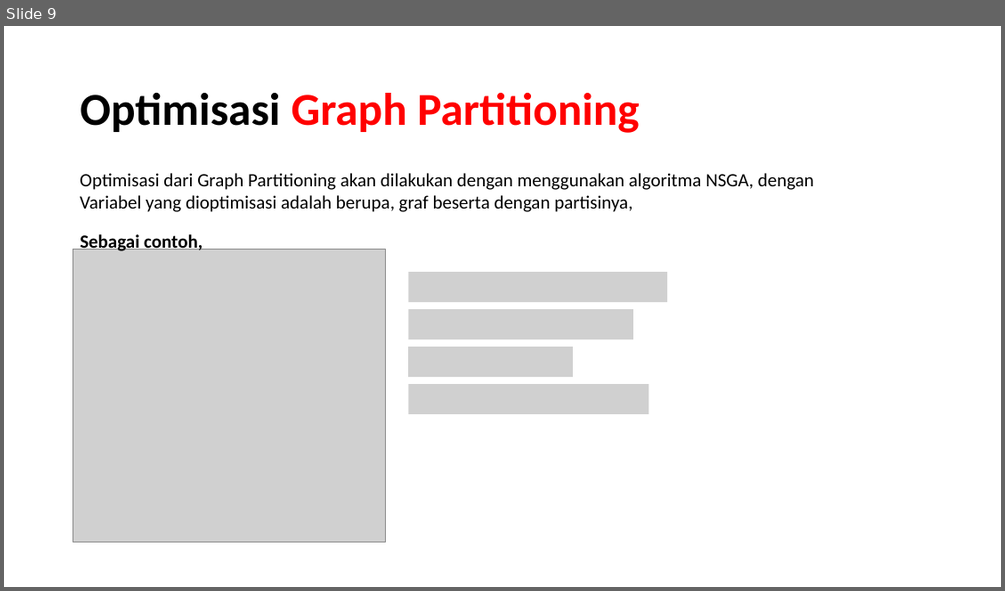
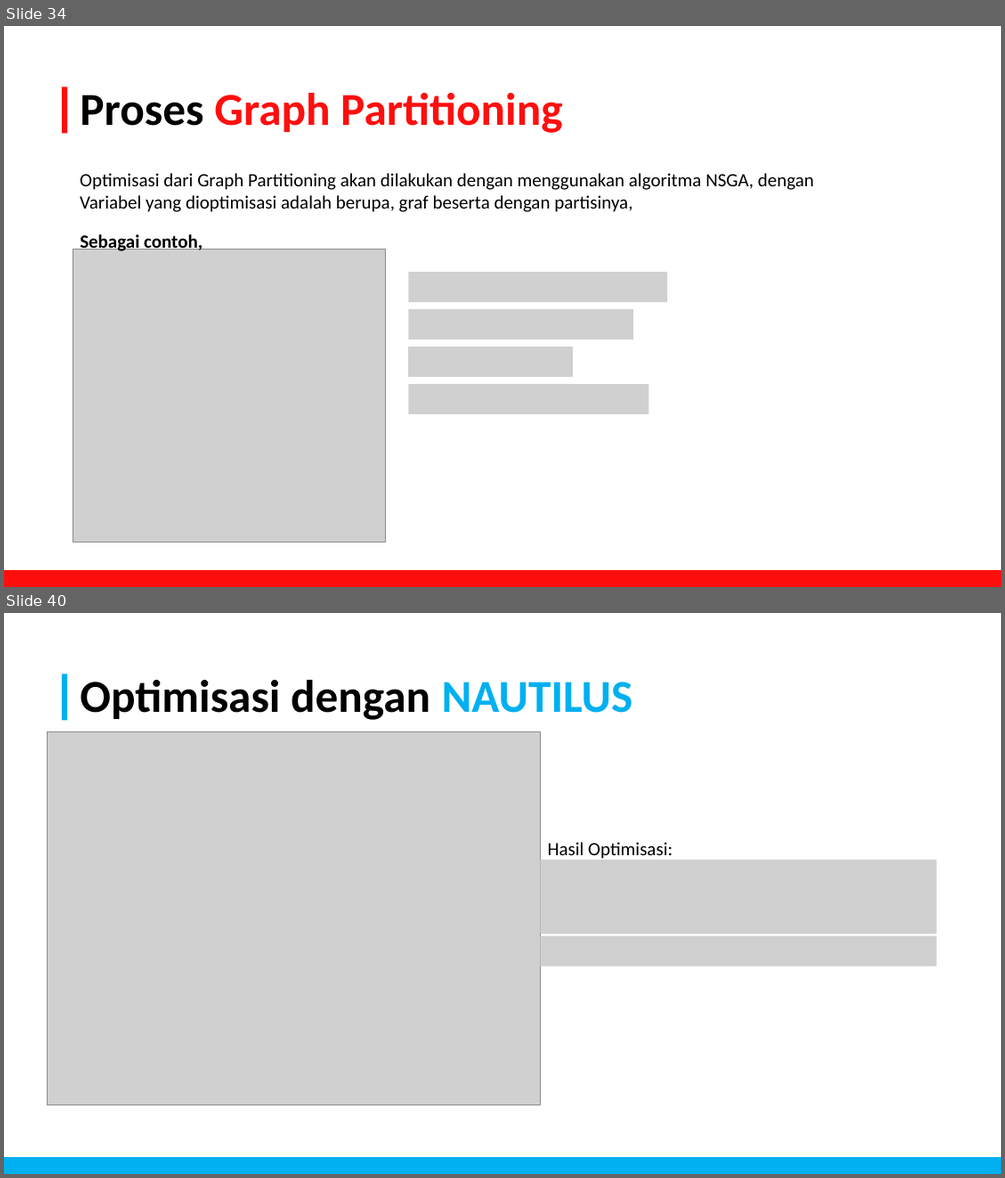
Before and after one commit to FelixFern/Graph-Partitioning-Optimization, a slide deck: documents/Graph Partitioning.pptx. Shown one above the other, each under a label of ours: slide 9 before the commit, slides 34 and 40 after it; the slides between them are not shown. The pictures are 1005x591 and 1005x1178 pixels, drawn with LibreOffice and Linux fonts; fonts in the diff are those of the drawing; grey boxes stand for pictures. Boxes give left, top, right and bottom in pixels: in the first picture for what was removed or moved away, otherwise in the second. Text is boxed around its words. In the diff, an @@ line names an element or a change of style, - is before the commit and + after.

```diff
--- a/documents/Graph Partitioning.pptx
+++ b/documents/Graph Partitioning.pptx
@@ slide 40 added at (4,613,1001,1174), background #FFFFFF @@
@@ rectangle added at (62,674,67,720), fill #00B0F0 @@
@@ title added at (80,680,633,720), 44 pt, text #000000, bold @@
+Optimisasi dengan NAUTILUS
@@ picture added at (47,732,540,1105) @@
@@ text added at (548,842,672,860), 18 pt, text #000000 @@
+Hasil Optimisasi:
@@ picture added at (540,860,937,934) @@
@@ picture added at (540,936,937,966) @@
@@ rectangle added at (4,1158,1001,1174), fill #00B0F0 @@
@@ what was slide 9 is now slide 34 @@
@@ slide 34 changed as well @@
@@ rectangle added at (62,87,67,133), fill #FF0E0E @@
@@ title at (80,93,562,133): text changed; text colour #FF0000 to #FF0E0E @@
-Optimisasi Graph Partitioning
+Proses Graph Partitioning
@@ rectangle added at (4,571,1001,587), fill #FF0E0E @@
```
Also in this commit, not shown: 8 other slides changed, 31 other slides added, 3 slides removed, 21 other files.
